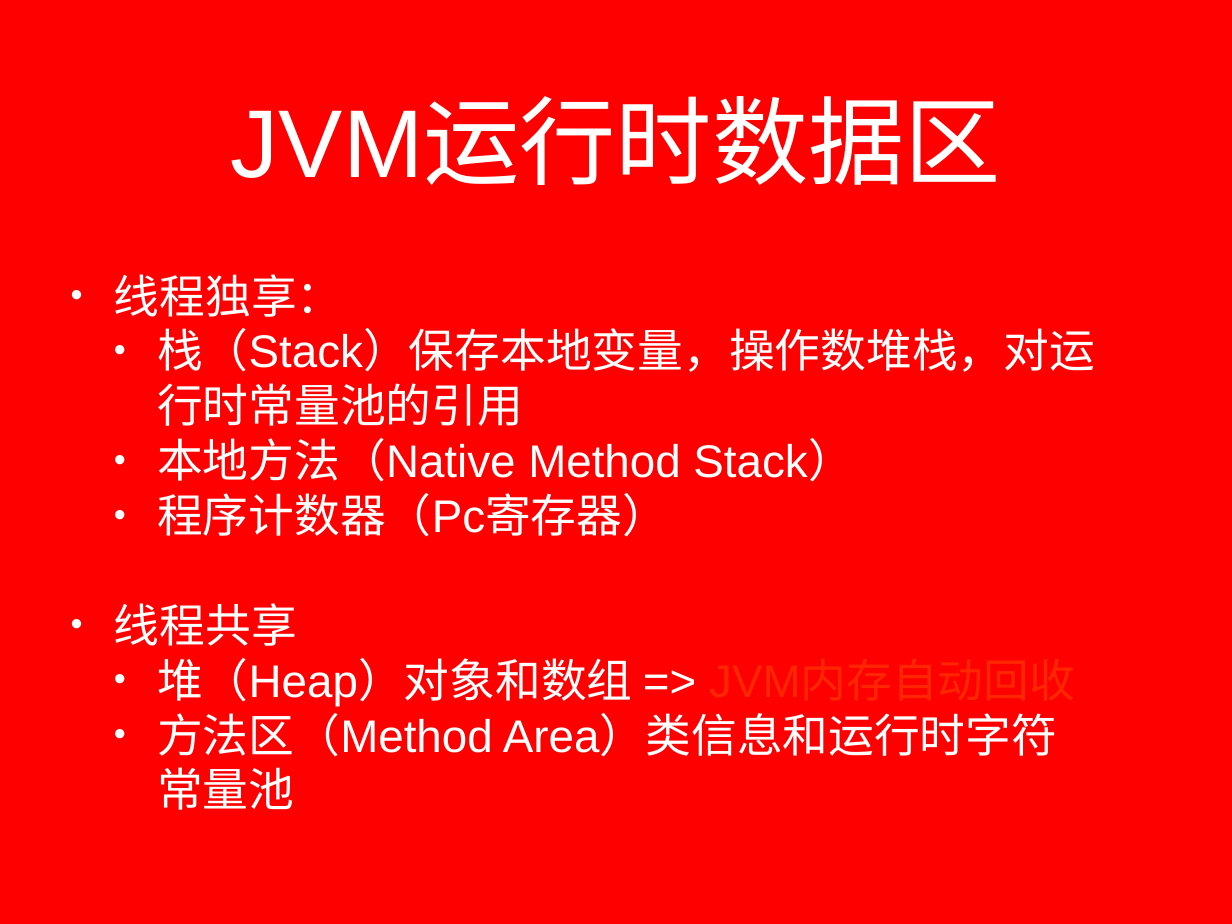
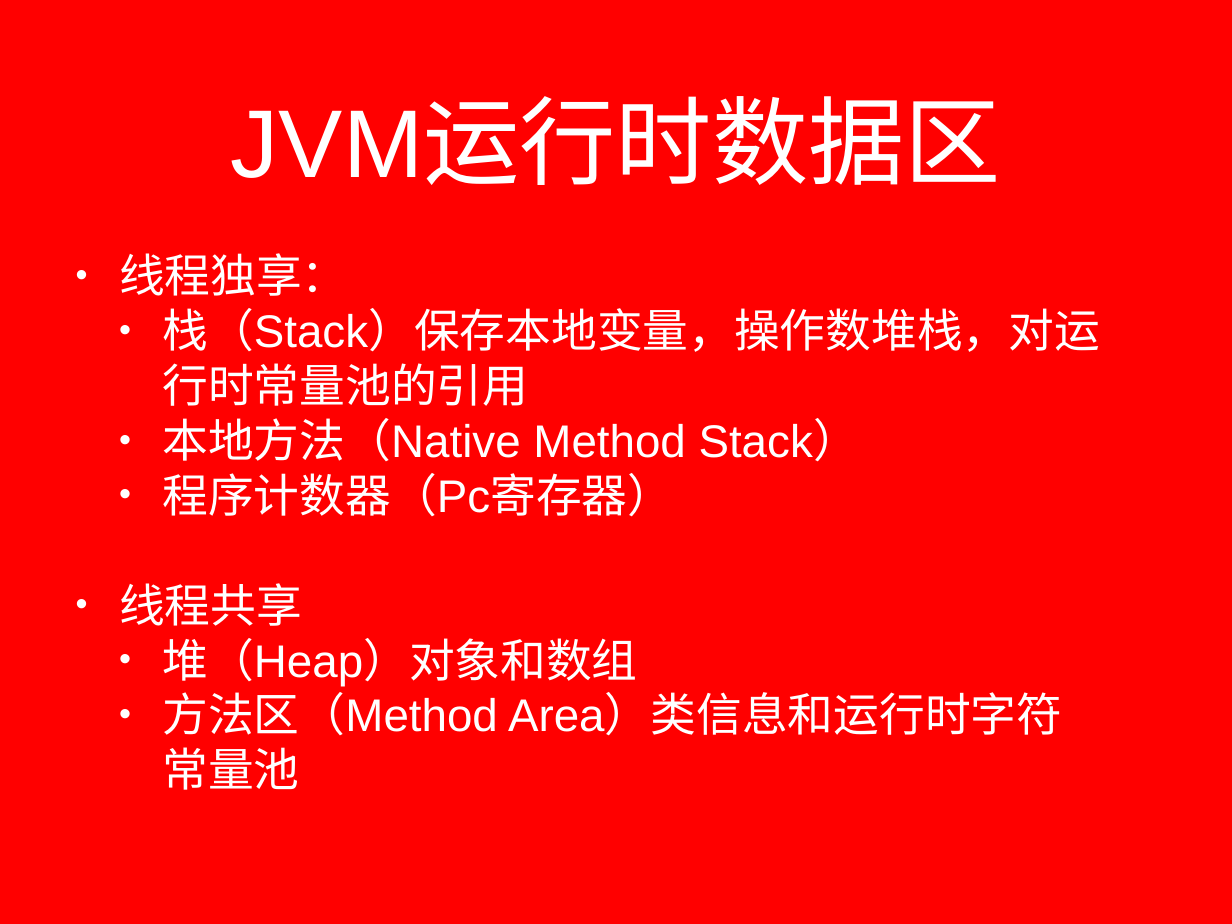
Before and after one commit to lxyangfan/lxyangfan, a slide deck: slide 6 of source/_drafts/jvm.pptx. Drawn at 1232x924 pixels with LibreOffice and Linux fonts; fonts in the diff are those of the drawing; background and template pictures are left out. Boxes give left, top, right and bottom in pixels: in the first picture for what was removed or moved away, otherwise in the second. Text is boxed around its words. In the diff, an @@ line names an element or a change of style, - is before the commit and + after.

Commit message:
add pptx

```diff
--- a/source/_drafts/jvm.pptx
+++ b/source/_drafts/jvm.pptx
@@ text "线程独享：": place and size @@
-text "线程独享：" at box(114, 274, 1095, 810)
+text "线程独享：" at box(119, 253, 1100, 790)
@@ text at box(162, 638, 637, 687): text changed @@
-  • 堆（Heap）对象和数组 => JVM内存自动回收
+  • 堆（Heap）对象和数组
```
Also in this commit, not shown: 15 slides added.
